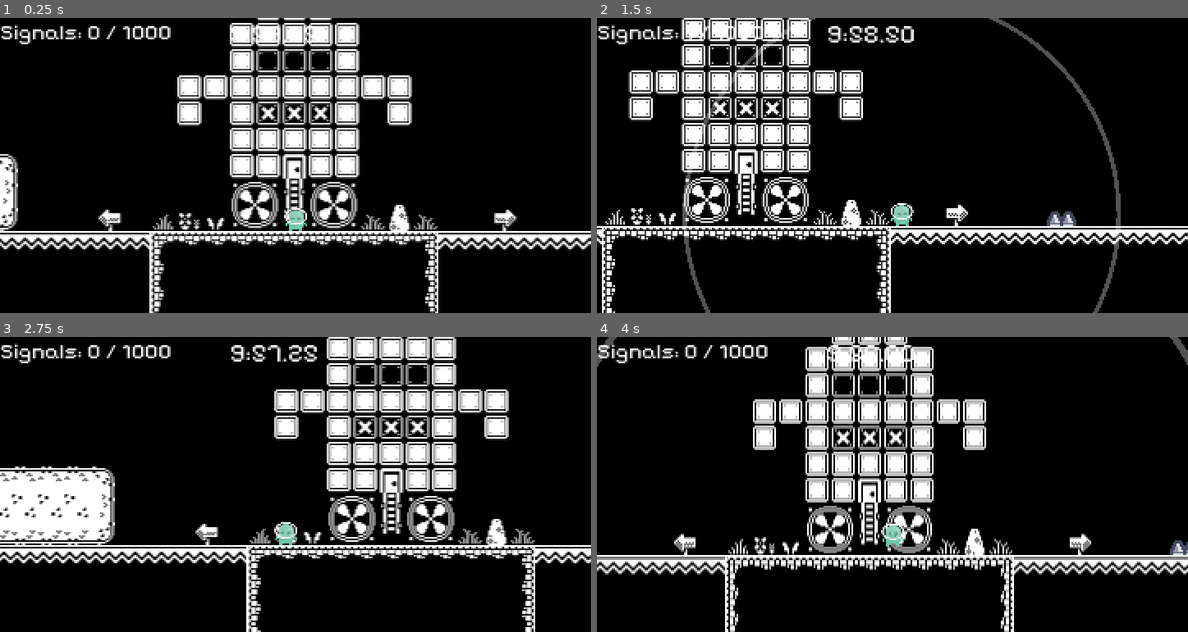
Above: before the commit, frames 1-4 (two rows, left to right).
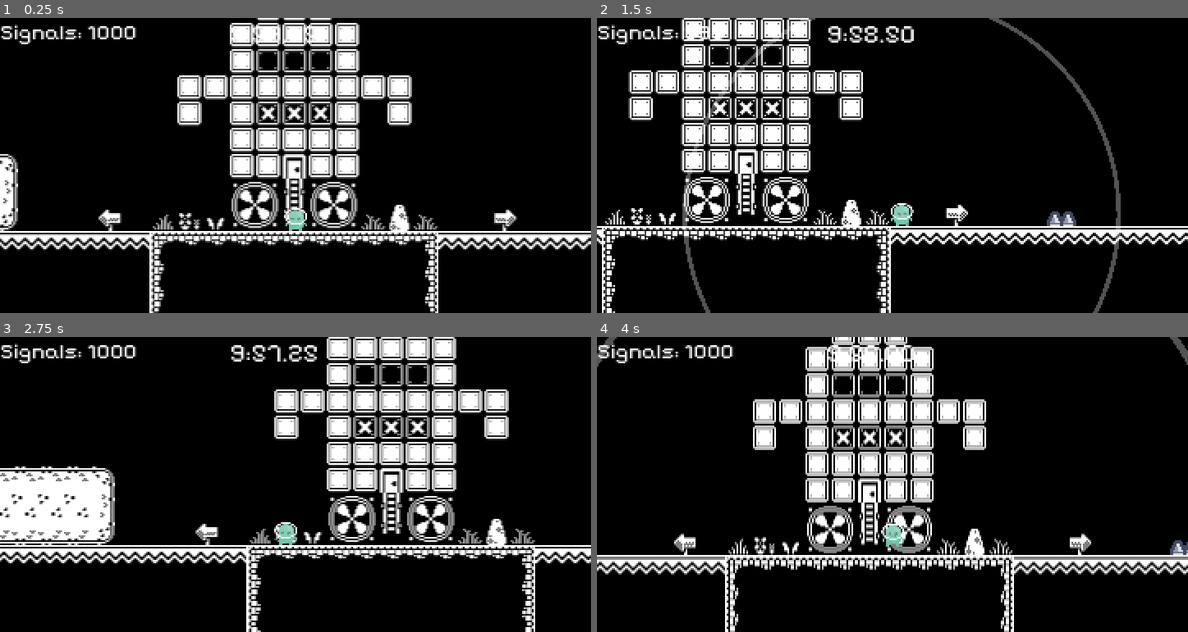
Above: after the commit, the same moments.

Repository: djutemark/ld59
Game: Godot game, scene res://game.tscn
Same seed, same stepped clock (60 frames per second), same inputs: the game is played once before the commit and once after it. The engine's default icon, where the game draws it, is replaced by a stand-in: a white triangle on a blue panel in a dark square.
Inputs:
- Up to frame 1 (0.25 s): no input
- Up to frame 2 (1.5 s): tap Enter at 0.5 s; hold D (move_right) from 0.53 s (still down); tap R at 0.6 s; tap Space (jump) at 0.77 s; tap E (use_signaler) at 1.35 s
- Up to frame 3 (2.75 s): tap Space (jump) at 1.52 s; tap R at 1.55, 2.1 s; release D (move_right) at 2.03 s; hold A (move_left) from 2.03 s (still down)
- Up to frame 4 (4 s): release A (move_left) at 2.78 s; hold D (move_right) from 2.78 s (still down); tap R at 2.85, 3.8 s; tap Space (jump) at 3.02, 3.77 s; hold E (use_signaler) from 3.53 s (still down)

The runs differ from the first frame. In frame 1, 0.4% of the frame differs, in the area x 14-29%, y 2-8%; in frame 2, 0.1%; in frame 3, 0.4%; in frame 4, 0.4%.

Commit message:
Small fixes

Diff:
--- a/scripts/hud.gd
+++ b/scripts/hud.gd
@@ -37,14 +37,17 @@
 
 
 static func seconds_to_display(total_seconds: float) -> String:
-	var full_seconds := (floor(total_seconds) as int) % 60
-	var minutes: int = floor(total_seconds) / 60
-	var hundredths := (floor(total_seconds * 100.0) as int) % 100
+	var floored_seconds := floor(total_seconds) as int
+
+	@warning_ignore("integer_division")
+	var minutes := floored_seconds / 60
+	var full_seconds := (floored_seconds as int) % 60
+	var hundredths := floor(total_seconds * 100.0) as int % 100
 	return "%d:%02d.%02d" % [minutes, full_seconds, hundredths]
 
 
 func _update_uses_text() -> void:
-	%NumUses.text = "Signals: %d / %d" % [current_signal_uses, max_signal_uses]
+	%NumUses.text = "Signals: %d" % [max_signal_uses - current_signal_uses]
 
 func _add_keys_gui(keys: int) -> void:
 	print("keys_to_activate = ", to_bit_string(keys))
--- a/scripts/player.gd
+++ b/scripts/player.gd
@@ -95,11 +95,22 @@
 		current_checkpoint.dehighlight()
 	current_checkpoint = checkpoint
 	current_checkpoint.highlight()
+	reset_signals()
+
+
+func unset_checkpoint() -> void:
+	if current_checkpoint != null:
+		current_checkpoint.dehighlight()
+	current_checkpoint = null
 
 
 func respawn() -> void:
 	position = respawn_position
 	velocity = Vector2.ZERO
+	reset_signals()
+
+
+func reset_signals() -> void:
 	%Signaler.reset_signals()
 
 
--- a/scripts/teleporter.gd
+++ b/scripts/teleporter.gd
@@ -10,5 +10,6 @@
 
 func _on_body_entered(other: Node2D) -> void:
 	if other is Player:
+		other.unset_checkpoint()
 		other.respawn_position = teleport_target
 		other.respawn()
